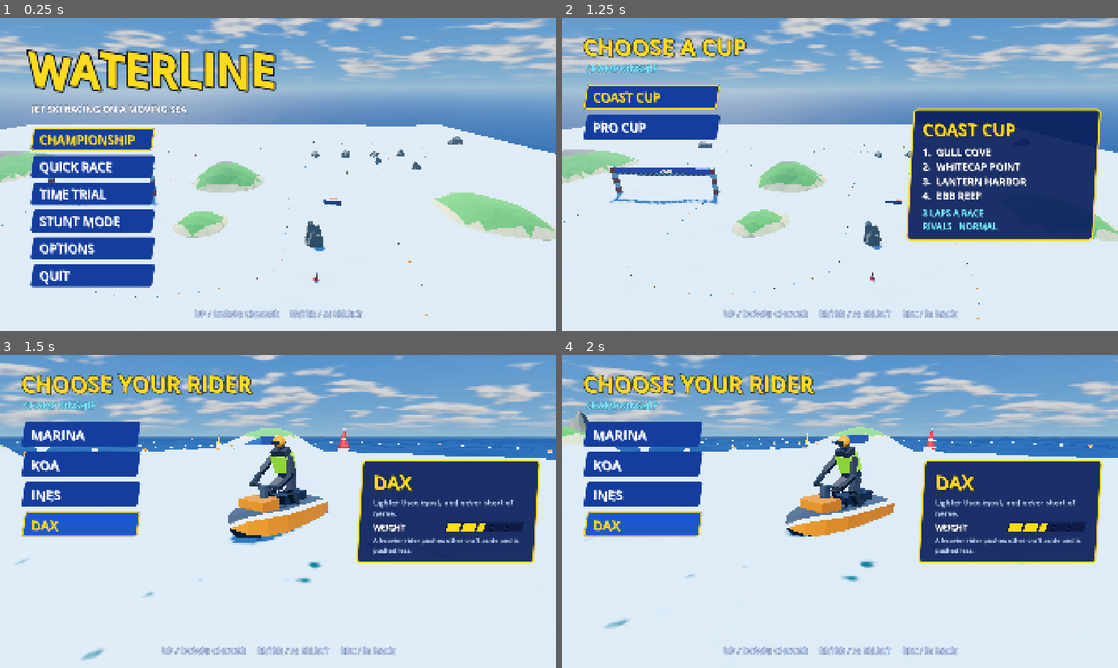
Above: before the commit, frames 1-4 (two rows, left to right).
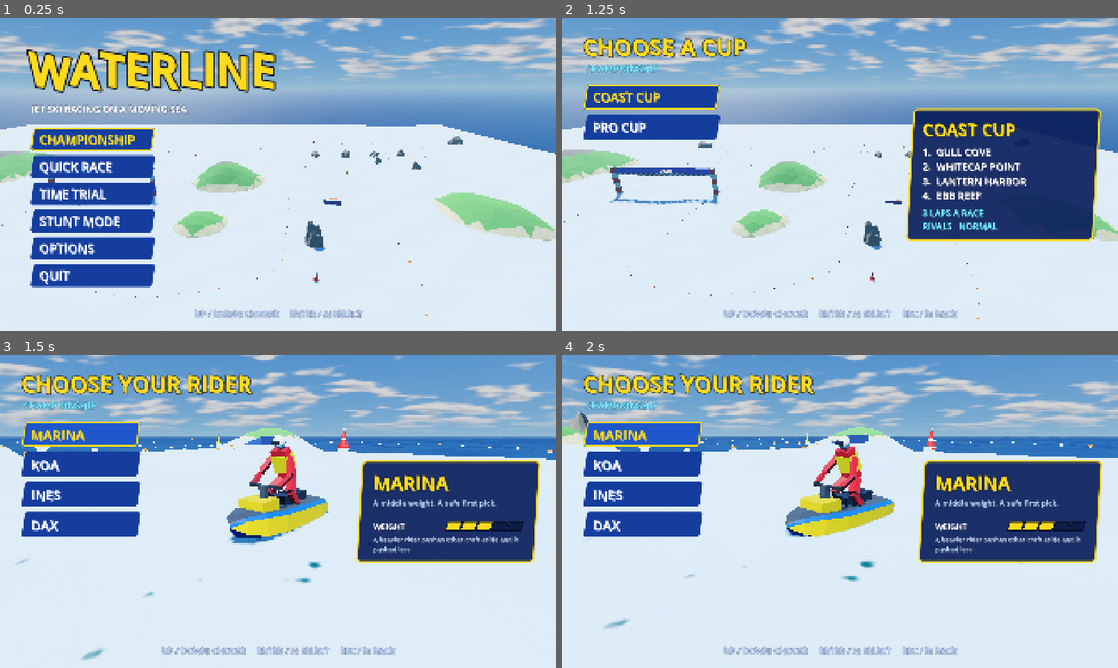
Above: after the commit, the same moments.

Repository: astrosteveo/waterline
Game: Godot game, scene res://menus/main_menu.tscn
Two runs of this game, one before a commit and one after it. Both use one fixed random seed, a clock stepped at 60 frames per second and the inputs below.
Inputs:
- Up to frame 1 (0.25 s): no input
- Up to frame 2 (1.25 s): click "CHAMPIONSHIP" at 0.5 s
- Up to frame 3 (1.5 s): click "COAST CUP" at 1.25 s
- Up to frame 4 (2 s): no input

Frames 1-2 are identical in both runs. In frame 3, 7.7% of the frame differs, in the area x 3-98%, y 21-67%; in frame 4, 7.6%.

Commit message:
Keep a menu's own focus when the pointer rests over its list (#38)
Before a list lays out its buttons they all sit in its first slot, so a
pointer resting there as a screen opens entered the last button added,
and mouse_entered handed it the focus. Buttons now take the focus when
the pointer moves over them, and the viewport checks the hover again
once the list is laid out, so only the entry under the pointer looks
hovered.

Diff:
--- a/menus/course_select.gd
+++ b/menus/course_select.gd
@@ -83,6 +83,7 @@
 	mode.position = Vector2(80, 150)
 
 	var list := VBoxContainer.new()
+	MenuStyle.hover_after_layout(list)
 	list.name = "Courses"
 	list.add_theme_constant_override(&"separation", 18)
 	root.add_child(list)
@@ -92,7 +93,7 @@
 		button.name = info.id
 		button.alignment = HORIZONTAL_ALIGNMENT_LEFT
 		button.focus_entered.connect(select.bind(info))
-		button.mouse_entered.connect(button.grab_focus)
+		MenuStyle.focus_on_hover(button)
 		button.pressed.connect(confirm)
 		list.add_child(button)
 		_buttons.append(button)
--- a/menus/craft_showcase.gd
+++ b/menus/craft_showcase.gd
@@ -87,6 +87,7 @@
 	mode.position = Vector2(80, 150)
 
 	var list := VBoxContainer.new()
+	MenuStyle.hover_after_layout(list)
 	list.name = "List"
 	list.add_theme_constant_override(&"separation", 18)
 	root.add_child(list)
@@ -102,12 +103,12 @@
 
 
 ## Adds a button showing [param text] to the list down the left, named [param node_name].
-## The mouse focuses it on hover. Call [method _link_focus] after the last one.
+## Moving the mouse over it focuses it. Call [method _link_focus] after the last one.
 func _add_choice(root: Control, text: String, node_name: String) -> Button:
 	var button := MenuStyle.button(text, 46, Vector2(400, 86))
 	button.name = node_name
 	button.alignment = HORIZONTAL_ALIGNMENT_LEFT
-	button.mouse_entered.connect(button.grab_focus)
+	MenuStyle.focus_on_hover(button)
 	root.get_node(^"List").add_child(button)
 	_buttons.append(button)
 	return button
--- a/menus/cup_select.gd
+++ b/menus/cup_select.gd
@@ -69,6 +69,7 @@
 	mode.position = Vector2(80, 150)
 
 	var list := VBoxContainer.new()
+	MenuStyle.hover_after_layout(list)
 	list.name = "Cups"
 	list.add_theme_constant_override(&"separation", 18)
 	root.add_child(list)
@@ -78,7 +79,7 @@
 		button.name = info.id
 		button.alignment = HORIZONTAL_ALIGNMENT_LEFT
 		button.focus_entered.connect(select.bind(info))
-		button.mouse_entered.connect(button.grab_focus)
+		MenuStyle.focus_on_hover(button)
 		button.pressed.connect(confirm)
 		list.add_child(button)
 		_buttons.append(button)
--- a/menus/main_menu.gd
+++ b/menus/main_menu.gd
@@ -45,6 +45,7 @@
 	subtitle.position = Vector2(108, 290)
 
 	var list := VBoxContainer.new()
+	MenuStyle.hover_after_layout(list)
 	list.name = "Modes"
 	list.add_theme_constant_override(&"separation", 16)
 	root.add_child(list)
@@ -62,7 +63,7 @@
 		button.name = (entry[0] as String).capitalize().replace(" ", "")
 		button.alignment = HORIZONTAL_ALIGNMENT_LEFT
 		button.pressed.connect(entry[1])
-		button.mouse_entered.connect(button.grab_focus)
+		MenuStyle.focus_on_hover(button)
 		list.add_child(button)
 		_buttons.append(button)
 	for i in _buttons.size():
--- a/menus/menu_style.gd
+++ b/menus/menu_style.gd
@@ -71,6 +71,27 @@
 	return node
 
 
+## Makes the pointer focus [param button] when it moves over it. A pointer that only rests
+## there as a screen opens leaves the screen's own choice alone: until a list's container lays
+## its buttons out they all sit in its first slot, and [signal Control.mouse_entered] would
+## hand the focus to whichever was added last.
+static func focus_on_hover(button: Control) -> void:
+	button.gui_input.connect(func(event: InputEvent) -> void:
+		if event is InputEventMouseMotion and not button.has_focus():
+			button.grab_focus())
+
+
+## Has the viewport check again which button is under the pointer once [param list] has laid
+## its buttons out for the first time. Until then they all sit in its first slot, so a pointer
+## resting there as a screen opens hovers the one added last, and it keeps the hover look
+## until the pointer moves.
+static func hover_after_layout(list: Container) -> void:
+	list.sort_children.connect(func() -> void:
+		if list.is_inside_tree():
+			list.get_viewport().update_mouse_cursor_state(),
+		Object.CONNECT_DEFERRED | Object.CONNECT_ONE_SHOT)
+
+
 ## A dark blue panel with a yellow border, slightly slanted.
 static func panel(margin_x: int = 64, margin_y: int = 38) -> PanelContainer:
 	var node := PanelContainer.new()
--- /dev/null
+++ b/test/scenarios/menu_focus_pointer.scenario.json
@@ -0,0 +1,116 @@
+{
+  "description": "Issue #38: with the mouse pointer resting over the top entry of the list as a menu screen opens, the screen focuses its own choice, not the entry added last, and only the entry under the pointer looks hovered. Clicking Marina leaves the pointer over the top of the list as the craft select opens (her Tradewind focused), backing out to the rider select (Marina focused) and going on to the course select (Gull Cove focused). Moving the pointer onto an entry then still focuses it.",
+  "start": {
+    "scene": "res://menus/rider_select.tscn",
+    "seed": 1,
+    "user_data": "fresh"
+  },
+  "steps": [
+    "step 5",
+    {
+      "step": 1,
+      "click_node": "UI/Root/List/Marina"
+    },
+    {
+      "until": "scene.name == 'CraftSelect'",
+      "max": 60,
+      "name": "clicking Marina opens the craft select"
+    },
+    "step 5",
+    {
+      "expect": "scene._buttons[0].get_global_rect().has_point(get_viewport().get_mouse_position())",
+      "name": "craft select: the pointer rests over the top entry"
+    },
+    {
+      "expect": "[Game.player_craft.id, get_viewport().gui_get_focus_owner().name, scene.selected.id]",
+      "equals": [
+        "tradewind",
+        "tradewind",
+        "tradewind"
+      ],
+      "name": "craft select: Marina's own craft has the focus, not the last entry"
+    },
+    {
+      "expect": "[scene._buttons[0].is_hovered(), scene._buttons[-1].is_hovered()]",
+      "equals": [
+        true,
+        false
+      ],
+      "name": "craft select: the top entry, under the pointer, looks hovered, not the last"
+    },
+    {
+      "step": 3,
+      "tap": "ui_cancel"
+    },
+    {
+      "until": "scene.name == 'RiderSelect'",
+      "max": 60,
+      "name": "back opens the rider select"
+    },
+    "step 5",
+    {
+      "expect": "[scene._buttons[0].get_global_rect().has_point(get_viewport().get_mouse_position()), get_viewport().gui_get_focus_owner().name]",
+      "equals": [
+        true,
+        "Marina"
+      ],
+      "name": "rider select: the current rider, Marina, has the focus, not the last entry"
+    },
+    {
+      "expect": "[scene._buttons[0].is_hovered(), scene._buttons[-1].is_hovered()]",
+      "equals": [
+        true,
+        false
+      ],
+      "name": "rider select: the top entry, under the pointer, looks hovered, not the last"
+    },
+    {
+      "step": 3,
+      "tap": "ui_accept"
+    },
+    {
+      "until": "scene.name == 'CraftSelect'",
+      "max": 60
+    },
+    "step 5",
+    {
+      "step": 3,
+      "tap": "ui_accept"
+    },
+    {
+      "until": "scene.name == 'CourseSelect'",
+      "max": 60,
+      "name": "confirming the craft opens the course select"
+    },
+    "step 5",
+    {
+      "expect": "[scene._buttons[0].get_global_rect().has_point(get_viewport().get_mouse_position()), get_viewport().gui_get_focus_owner().name, scene.selected.id]",
+      "equals": [
+        true,
+        "gull_cove",
+        "gull_cove"
+      ],
+      "name": "course select: the first course, Gull Cove, has the focus, not the last entry"
+    },
+    {
+      "expect": "[scene._buttons[0].is_hovered(), scene._buttons[-1].is_hovered()]",
+      "equals": [
+        true,
+        false
+      ],
+      "name": "course select: the top entry, under the pointer, looks hovered, not the last"
+    },
+    {
+      "step": 3,
+      "move": "186,320"
+    },
+    {
+      "expect": "[scene._buttons[2].get_global_rect().has_point(get_viewport().get_mouse_position()), get_viewport().gui_get_focus_owner() == scene._buttons[2]]",
+      "equals": [
+        true,
+        true
+      ],
+      "name": "moving the pointer onto the third course focuses it"
+    }
+  ]
+}
